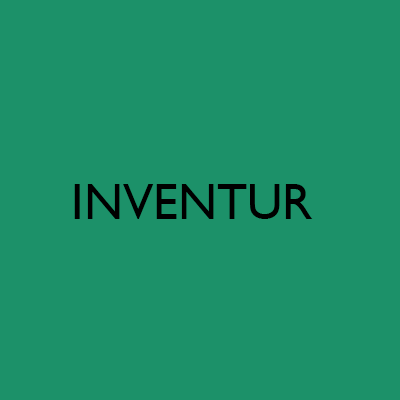
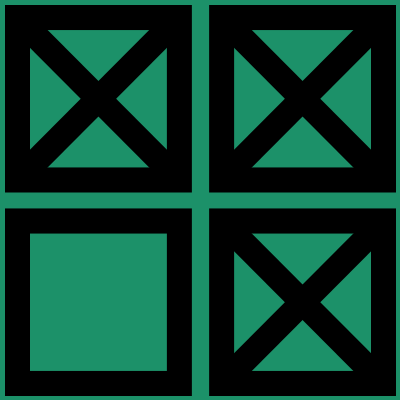
Two versions of the same layered image (400×400). Layer-by-layer changes:
added layer "home copy" above "home" over (5, 5, 396, 396)
hid "INVENTUR" over (74, 184, 313, 219)
